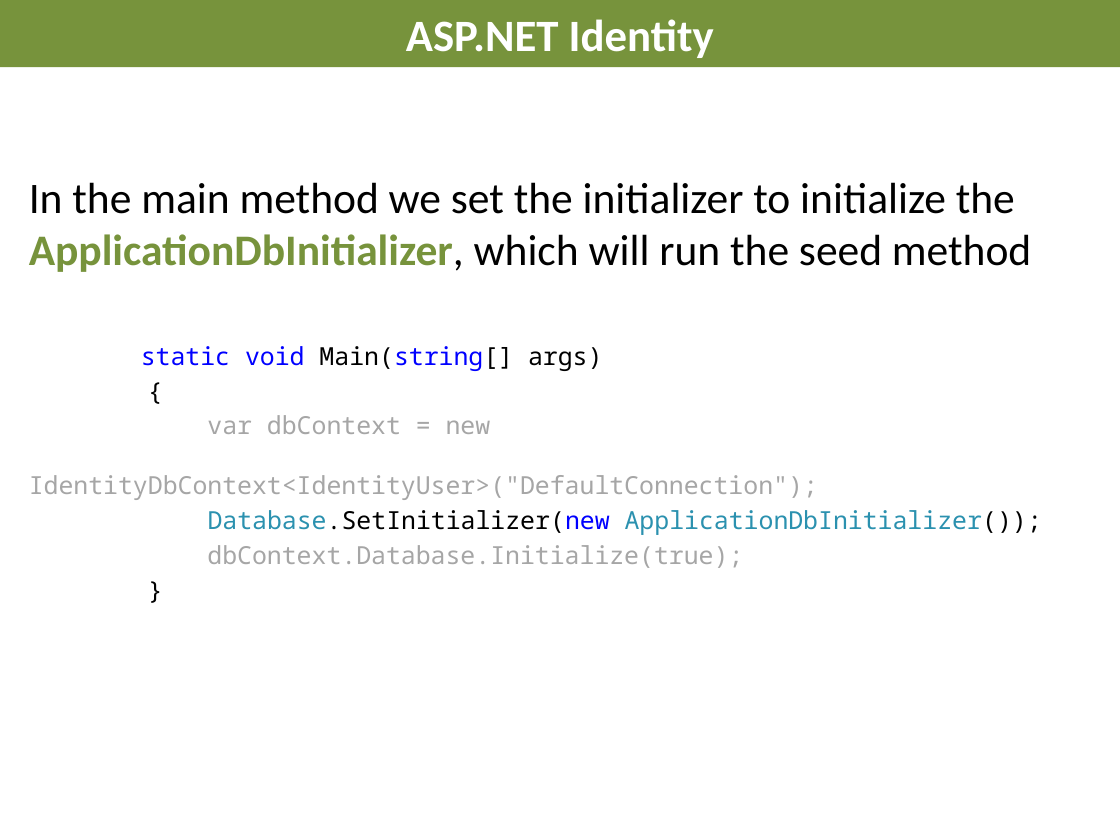
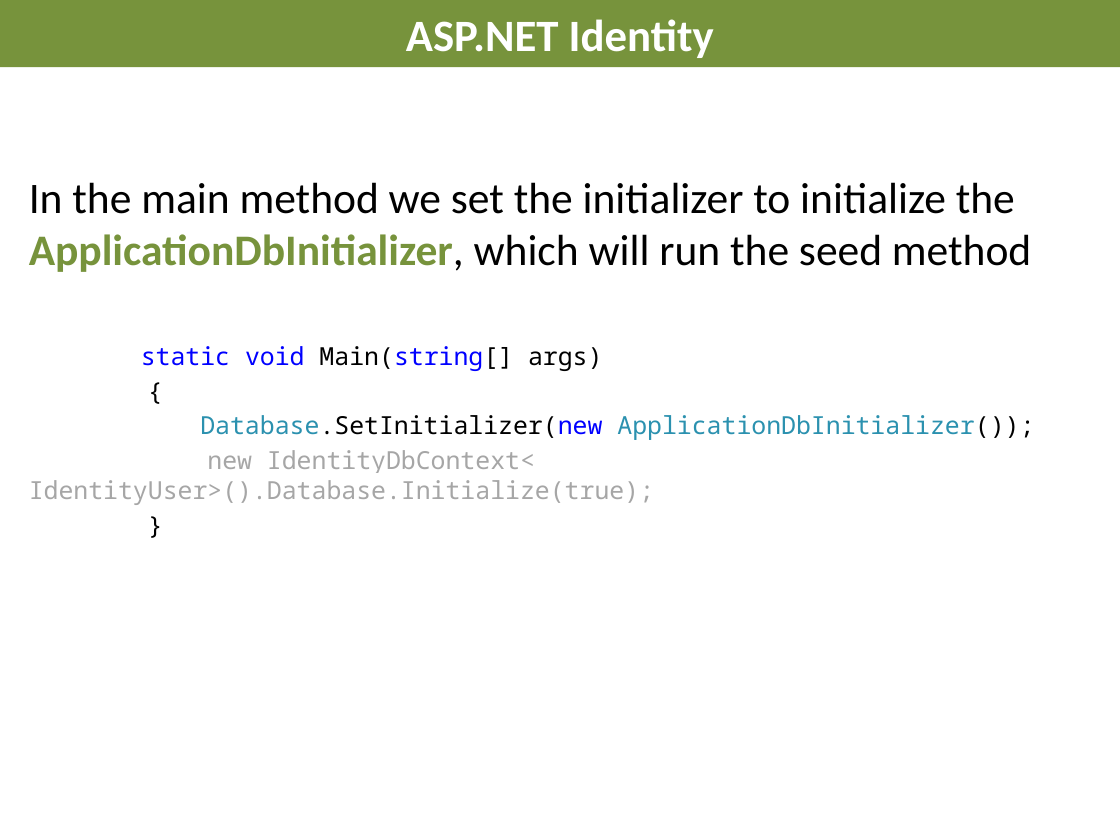
Before and after one commit to AndreasElffors/IdentityTemplate, a slide deck: slide 13 of Documents/Identity-Exercise.pptx. Drawn at 1120x840 pixels with LibreOffice and Linux fonts; fonts in the diff are those of the drawing; background and template pictures are left out. Boxes give left, top, right and bottom in pixels: in the first picture for what was removed or moved away, otherwise in the second. Text is boxed around its words. In the diff, an @@ line names an element or a change of style, - is before the commit and + after.

```diff
--- a/Documents/Identity-Exercise.pptx
+++ b/Documents/Identity-Exercise.pptx
@@ text at box(29, 415, 818, 500): paragraph removed @@
-var dbContext = new IdentityDbContext<IdentityUser>("DefaultConnection");
@@ text at box(29, 450, 654, 505): text changed @@
-dbContext.Database.Initialize(true);
+new IdentityDbContext< IdentityUser>().Database.Initialize(true);
```
Also in this commit, not shown: 5 other slides changed, 3 other files.
